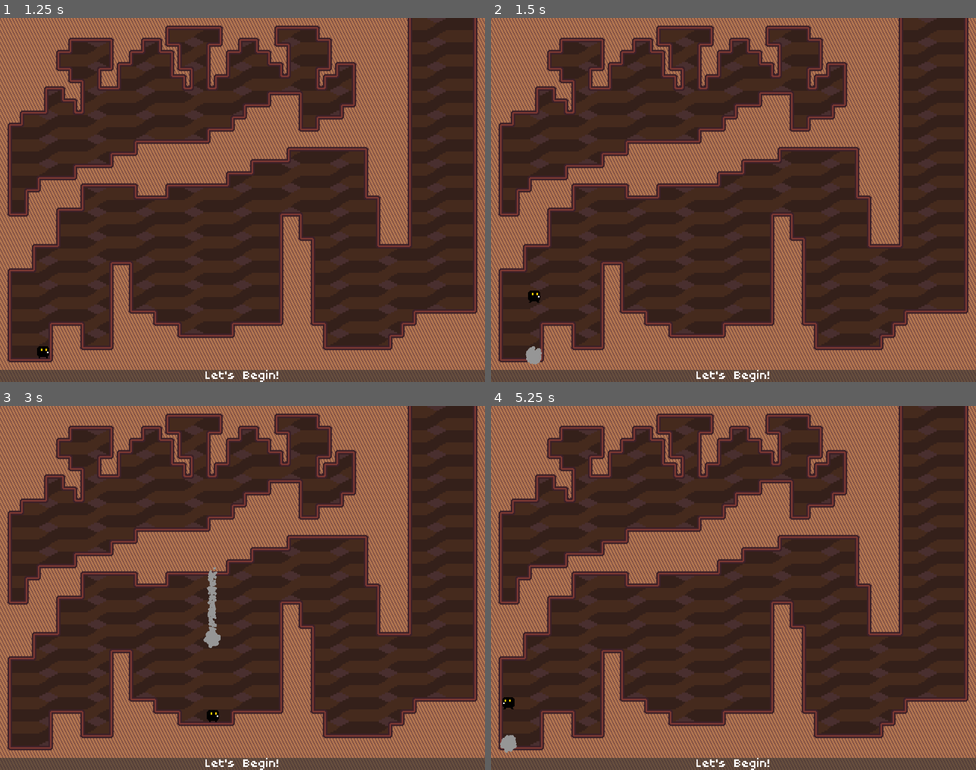
Above: before the commit, frames 1-4 (two rows, left to right).
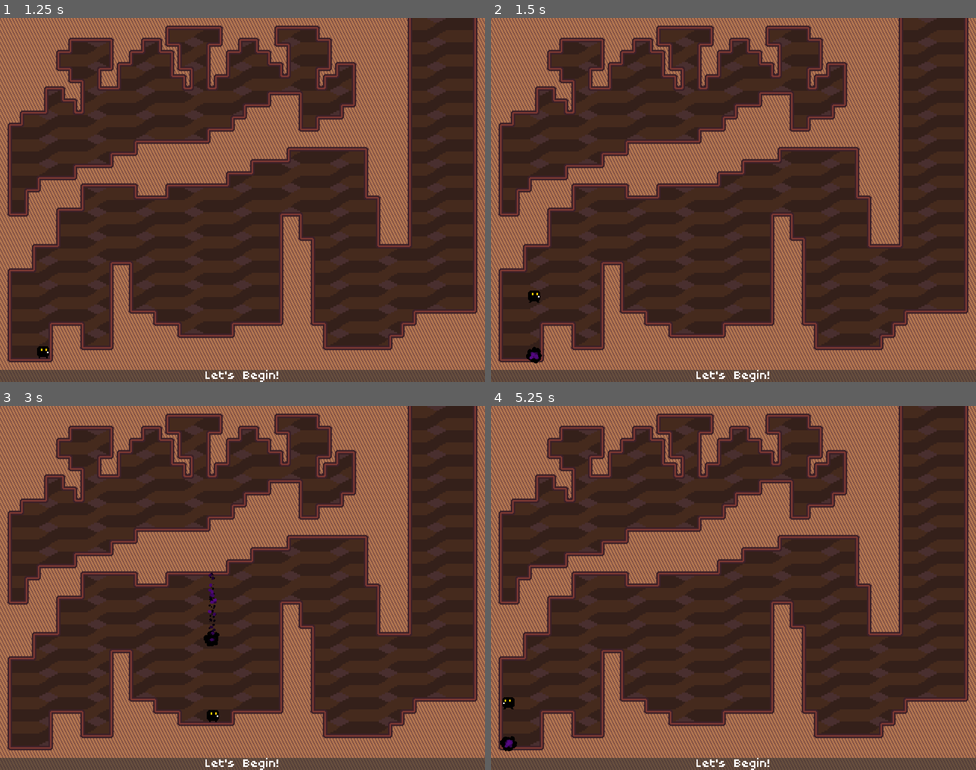
Above: after the commit, the same moments.

Repository: Team-Bunglon/phantom-striker
Game: Godot game, scene res://menu/title.tscn
Same seed, same stepped clock (60 frames per second), same inputs: the game is played once before the commit and once after it.
Inputs:
- Up to frame 1 (1.25 s): tap Space (start_game) at 0.5 s; hold D (move_right) from 0.53 s (still down); hold S (crouch) from 0.53 s (still down); tap W (jump) at 0.77 s
- Up to frame 2 (1.5 s): tap Space (start_game) at 1.25, 1.35 s; release D (move_right) at 1.28 s; release S (crouch) at 1.28 s; hold K (strike_down) from 1.28 s (still down)
- Up to frame 3 (3 s): tap W (jump) at 1.52 s; release K (strike_down) at 2.03 s; hold D (move_right) 2.03-2.78 s; hold S (crouch) 2.03-2.78 s; hold I (strike_up) from 2.78 s (still down); tap Space (start_game) at 2.85 s
- Up to frame 4 (5.25 s): tap W (jump) at 3.02, 3.77, 4.52 s; release I (strike_up) at 3.53 s; hold S (crouch) 3.53-4.28 s; hold A (move_left) 3.53-5.03 s; tap R (restart) at 4.25 s; tap Space (start_game) at 4.35 s; hold K (strike_down) from 5.03 s (still down); hold S (crouch) from 5.03 s (still down)

Frame 1 is identical in both runs. In frame 2, 0.1% of the frame differs, in the area x 7-11%, y 90-96%; in frame 3, 0.4%, in the area x 41-46%, y 44-67%; in frame 4, 0.1%.
Error in both runs: Invalid operands 'float' and 'Vector2' in operator '+'. (res://objects/player.gd:148)

Commit message:
Re-added strike customization

Diff:
--- a/objects/strike.tscn
+++ b/objects/strike.tscn
@@ -1,27 +1,40 @@
-[gd_scene load_steps=9 format=3 uid="uid://u88p57mst16i"]
+[gd_scene load_steps=13 format=3 uid="uid://u88p57mst16i"]
 
 [ext_resource type="Script" path="res://objects/strike.gd" id="1_7bggd"]
 [ext_resource type="Texture2D" uid="uid://nmpsxlowdlmd" path="res://assets/sprites/particle1.png" id="1_20cuc"]
 
+[sub_resource type="Gradient" id="Gradient_so6pr"]
+offsets = PackedFloat32Array(0, 0.663399, 0.882353, 1)
+colors = PackedColorArray(0, 0, 0, 1, 0, 0, 0, 1, 0.341176, 0.0352941, 0.529412, 1, 0, 0, 0, 0.784314)
+
+[sub_resource type="GradientTexture1D" id="GradientTexture1D_24vfa"]
+gradient = SubResource("Gradient_so6pr")
+
 [sub_resource type="Curve" id="Curve_wbi5w"]
-_data = [Vector2(0, 1), 0.0, 0.0, 0, 0, Vector2(0.732258, 0.589562), -1.4838, -1.4838, 0, 0, Vector2(1, 0), 0.0, 0.0, 0, 0]
+_data = [Vector2(0, 0.800708), 0.0, 0.0, 0, 0, Vector2(0.732258, 0.589562), -1.4838, -1.4838, 0, 0, Vector2(1, 0), 0.0, 0.0, 0, 0]
 point_count = 3
 
-[sub_resource type="CurveTexture" id="CurveTexture_ppomh"]
+[sub_resource type="CurveTexture" id="CurveTexture_wcj86"]
 curve = SubResource("Curve_wbi5w")
 
 [sub_resource type="ParticleProcessMaterial" id="ParticleProcessMaterial_im0uw"]
 particle_flag_disable_z = true
-emission_shape_scale = Vector3(1.4, 1.4, 1)
 spread = 180.0
 initial_velocity_min = 10.0
 initial_velocity_max = 50.0
 gravity = Vector3(0, 0, 0)
-scale_curve = SubResource("CurveTexture_ppomh")
-color = Color(0.588235, 0.588235, 0.588235, 1)
+scale_curve = SubResource("CurveTexture_wcj86")
+color_ramp = SubResource("GradientTexture1D_24vfa")
+
+[sub_resource type="Gradient" id="Gradient_8ys4w"]
+offsets = PackedFloat32Array(0, 0.114379, 0.767974, 1)
+colors = PackedColorArray(0.341176, 0.0352941, 0.529412, 1, 0.0278739, 0.00288351, 0.0432526, 1, 0.00997701, 0.0010321, 0.0154816, 1, 0, 0, 0, 0.784314)
+
+[sub_resource type="GradientTexture1D" id="GradientTexture1D_6ua8n"]
+gradient = SubResource("Gradient_8ys4w")
 
 [sub_resource type="Curve" id="Curve_pkd1y"]
-_data = [Vector2(0, 0.848602), 0.0, 0.0, 0, 0, Vector2(0.710526, 0.343944), 0.0, 0.0, 0, 0, Vector2(1, 0), 0.0, 0.0, 0, 0]
+_data = [Vector2(0, 0.747253), 0.0, 0.0, 0, 0, Vector2(0.502994, 0), 0.0, 0.0, 0, 0, Vector2(1, 0.010989), 0.0, 0.0, 0, 0]
 point_count = 3
 
 [sub_resource type="CurveTexture" id="CurveTexture_d467f"]
@@ -30,30 +43,32 @@
 [sub_resource type="ParticleProcessMaterial" id="ParticleProcessMaterial_qm2bx"]
 lifetime_randomness = 0.15
 particle_flag_disable_z = true
+emission_shape_scale = Vector3(4, 1, 1)
 emission_shape = 3
 emission_box_extents = Vector3(1, 48, 1)
 angle_min = -180.0
 angle_max = 180.0
 direction = Vector3(-1, 0, 0)
-spread = 60.0
-initial_velocity_min = 5.0
-initial_velocity_max = 30.0
 gravity = Vector3(0, 0, 0)
 linear_accel_min = -100.0
 linear_accel_max = 1.0
+radial_accel_min = -100.0
+radial_accel_max = -100.0
 tangential_accel_min = -10.0
 tangential_accel_max = 5.0
 scale_curve = SubResource("CurveTexture_d467f")
-color = Color(0.588235, 0.588235, 0.588235, 1)
+color_ramp = SubResource("GradientTexture1D_6ua8n")
 
 [node name="Strike" type="Node2D"]
 script = ExtResource("1_7bggd")
 
 [node name="StrikeBase" type="GPUParticles2D" parent="."]
+emitting = false
 amount = 64
 process_material = SubResource("ParticleProcessMaterial_im0uw")
 texture = ExtResource("1_20cuc")
 lifetime = 0.5
+one_shot = true
 explosiveness = 1.0
 
 [node name="StrikeParticle" type="GPUParticles2D" parent="."]
@@ -61,15 +76,15 @@
 rotation = 3.14159
 scale = Vector2(1, -1)
 emitting = false
-amount = 100
+amount = 200
 process_material = SubResource("ParticleProcessMaterial_qm2bx")
 texture = ExtResource("1_20cuc")
 lifetime = 0.5
 one_shot = true
-explosiveness = 1.0
 randomness = 0.25
 
 [node name="StrikeParticleSub" type="GPUParticles2D" parent="."]
+visible = false
 position = Vector2(0, 48)
 amount = 100
 process_material = SubResource("ParticleProcessMaterial_qm2bx")
